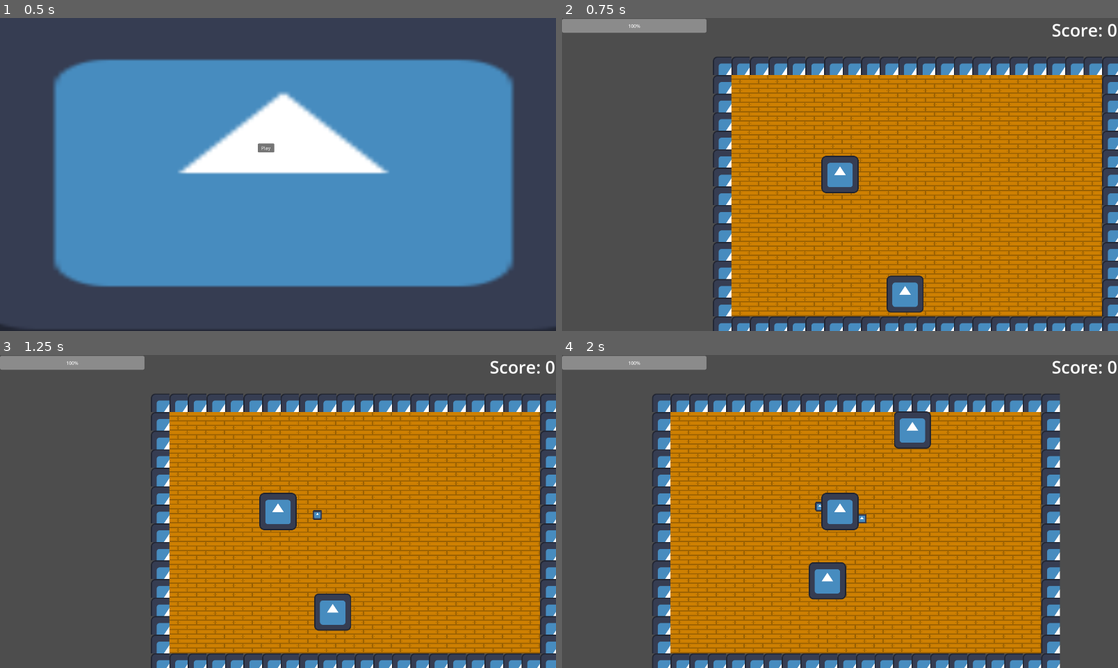
Above: before the commit, frames 1-4 (two rows, left to right).
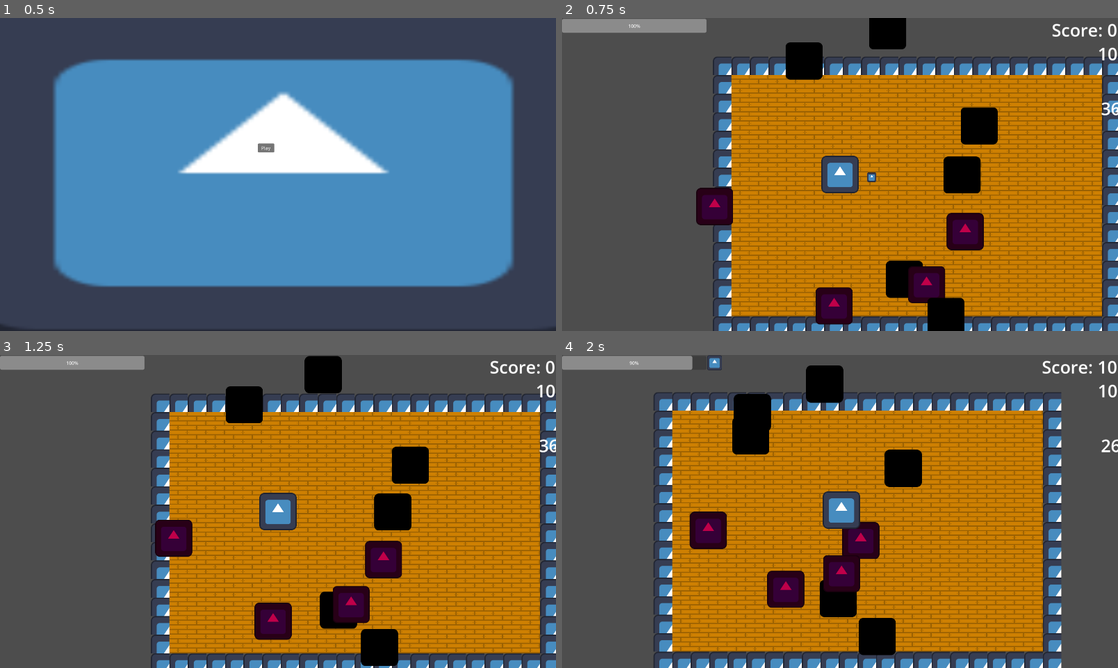
Above: after the commit, the same moments.

Repository: 22218-Burnside/12DTG-2025-Game-Jam
Game: Godot game, scene res://prefabs/world.tscn
The game is run twice, just before and just after one commit, with the same random seed, the same clock (stepped at 60 frames per second) and the same inputs. The engine's default icon, where the game draws it, is replaced by a stand-in: a white triangle on a blue panel in a dark square.
Inputs (mouse positions are in pixels of both pictures, inside the frame that each line leads up to):
- Up to frame 1 (0.5 s): no input
- Up to frame 2 (0.75 s): click "Play" at 0.5 s
- Up to frame 3 (1.25 s): no input
- Up to frame 4 (2 s): tap Enter at 1.25 s; move the mouse to (962, 495) at 1.27 s; hold D (right) from 1.28 s (still down)

Frame 1 is identical in both runs. In frame 2, 7.8% of the frame differs, in the area x 24-100%, y 0-100%; in frame 3, 7.8%; in frame 4, 37%, in the area x 12-100%, y 0-100%.

Commit message:
enemy waves
added enemy wave spawning

Diff:
--- a/prefabs/enemy.tscn
+++ b/prefabs/enemy.tscn
@@ -14,6 +14,7 @@
 shape = SubResource("RectangleShape2D_ks3ws")
 
 [node name="Icon" type="Sprite2D" parent="."]
+modulate = Color(0.75032103, 0, 0.28685096, 1)
 texture = ExtResource("1_6n8dw")
 
 [connection signal="body_entered" from="." to="." method="_on_body_entered"]
--- /dev/null
+++ b/prefabs/tank.tscn
@@ -0,0 +1,21 @@
+[gd_scene load_steps=4 format=3 uid="uid://bko4qppy1tvs1"]
+
+[ext_resource type="Script" uid="uid://nioxhtfrtvna" path="res://scripts/tank.gd" id="1_lin0t"]
+[ext_resource type="Texture2D" uid="uid://c25cyoy0q1giy" path="res://assets/icon.svg" id="2_as70b"]
+
+[sub_resource type="RectangleShape2D" id="RectangleShape2D_ks3ws"]
+size = Vector2(128, 128)
+
+[node name="tank" type="Area2D" groups=["enemy"]]
+modulate = Color(0, 0, 0, 1)
+script = ExtResource("1_lin0t")
+metadata/_edit_group_ = true
+
+[node name="CollisionShape2D" type="CollisionShape2D" parent="."]
+shape = SubResource("RectangleShape2D_ks3ws")
+
+[node name="Icon" type="Sprite2D" parent="."]
+rotation = 3.1415927
+texture = ExtResource("2_as70b")
+
+[connection signal="body_entered" from="." to="." method="_on_body_entered"]
--- a/prefabs/world.tscn
+++ b/prefabs/world.tscn
@@ -81,6 +81,24 @@
 text = "SCORE:0"
 horizontal_alignment = 2
 
+[node name="Label2" type="Label" parent="level_ui"]
+offset_left = 1092.0
+offset_top = 81.0
+offset_right = 1919.0
+offset_bottom = 164.0
+theme_override_font_sizes/font_size = 60
+text = "adsfhpiasdhfa;dj"
+horizontal_alignment = 2
+
+[node name="Label3" type="Label" parent="level_ui"]
+offset_left = 1103.0
+offset_top = 270.0
+offset_right = 1930.0
+offset_bottom = 353.0
+theme_override_font_sizes/font_size = 60
+text = "SCORE:0"
+horizontal_alignment = 2
+
 [node name="player" parent="." instance=ExtResource("3_07nuu")]
 position = Vector2(439, 407)
 
--- a/scripts/attack.gd
+++ b/scripts/attack.gd
@@ -1,6 +1,6 @@
 extends Area2D
-var damage = 250
-var speed = 200
+var damage = 100
+var speed = 600
 var direction = Vector2.ZERO
 
 func _ready() -> void:
--- /dev/null
+++ b/scripts/tank.gd
@@ -0,0 +1,38 @@
+extends Area2D
+
+const SPEED : int = 50
+var health = 200
+var damage = 10
+var points = 10
+var player : Node2D
+
+
+signal death
+signal enemy_hit_player
+
+
+# Called when the node enters the scene tree for the first time.
+func _ready() -> void:
+	player = get_parent().get_node("player")
+	enemy_hit_player.connect($".."._on_enemy_enemy_hit_player)
+	death.connect($".."._on_enemy_killed)
+
+
+func _physics_process(delta: float) -> void:
+	if self.position.distance_to(player.position) > 128:
+		position += SPEED * position.direction_to(player.position) * delta
+
+
+# Called every frame. 'delta' is the elapsed time since the previous frame.
+func _process(_delta: float) -> void:
+	pass
+
+
+func _on_body_entered(body: Node2D) -> void:
+	if body.name == "player":
+		enemy_hit_player.emit(damage)
+
+
+func die():
+	death.emit(points,self.position)
+	self.queue_free()
--- a/scripts/world.gd
+++ b/scripts/world.gd
@@ -1,7 +1,16 @@
 extends Node2D
-
 var enemy = preload("res://prefabs/enemy.tscn")
+var tank = preload("res://prefabs/tank.tscn")
 var heart = preload("res://prefabs/heart.tscn")
+var max_wave = 100
+var max_wave_capacity = 10
+var wave_points = 50000000
+var capacity = 0
+var enemy_difficulty = 1.0
+var enemies = {
+	"enemy" : [preload("res://prefabs/enemy.tscn"),1],
+	"tank" : [preload("res://prefabs/tank.tscn"),10],
+}
 
 # Called when the node enters the scene tree for the first time.
 func _ready() -> void:
@@ -9,14 +18,59 @@
 	$menu.show()
 	$menu/menu_camera.make_current()
 
-
 # Called every frame. 'delta' is the elapsed time since the previous frame.
 func _process(_delta: float) -> void:
-	pass
+	$level_ui/Label2.text = str(capacity)
+	$level_ui/Label3.text = str(wave_points)
+	if capacity < max_wave_capacity and wave_points > 0:
+		spawn_enemy()
+	if capacity == 0 and wave_points == 0:
+		next_level()
+
+func next_level():
+	max_wave *= round(randf_range(1.01,1.2))
+	wave_points = round(max_wave)
+	max_wave_capacity += 1
+	capacity = 0
+func spawn_enemy() -> void:
+	# Don't spawn if at capacity
+	if capacity >= max_wave_capacity:
+		return
+
+	var spawned_enemy
+	var enemy_keys = enemies.keys()
+
+	# Find all enemies that can be spawned with current wave_points
+	var valid_enemies = []
+	for key in enemy_keys:
+		if enemies[key][1] <= wave_points:
+			valid_enemies.append(key)
+
+	# Only spawn if there's at least one valid enemy
+	if valid_enemies.size() > 0:
+		var random_enemy = valid_enemies[randi_range(0, valid_enemies.size() - 1)]
+
+		wave_points -= enemies[random_enemy][1]
+		spawned_enemy = enemies[random_enemy][0].instantiate()
+		capacity += 1
+		add_child(spawned_enemy)
+
+		# Spawn at least 350 pixels away from player
+		spawned_enemy.position = Vector2(
+			randi_range($player.position.x - 500, $player.position.x + 500),
+			randi_range($player.position.y - 500, $player.position.y + 500)
+		)
+
+		while spawned_enemy.position.distance_to($player.position) < 350:
+			spawned_enemy.position = Vector2(
+				randi_range($player.position.x - 500, $player.position.x + 500),
+				randi_range($player.position.y - 500, $player.position.y + 500)
+			)
+
 
 func player_hit(damage):
 	if $player.can_hit:
-		$player/Camera2D.shake(7.0,0.5)
+		$player/Camera2D.shake(7.0, 0.5)
 		$player.health -= damage
 		$player.can_hit = false
 		$level_ui/immunity.show()
@@ -33,19 +87,18 @@
 	$spawn_timer.stop()
 	$menu/menu_camera.make_current()
 
-
 func _on_enemy_enemy_hit_player(damage) -> void:
 	player_hit(damage)
 
 func _on_enemy_killed(score, death_position):
+	capacity -= 1  # Decrease capacity when enemy dies
 	$player.score += score
-	var drop_chance = randi_range(1,100)
+	var drop_chance = randi_range(1, 100)
 	if drop_chance >= 85:
 		var spawned_heart = heart.instantiate()
-		call_deferred("add_child",spawned_heart)
+		call_deferred("add_child", spawned_heart)
 		spawned_heart.position = death_position
 	$player.update_stats()
-
 
 func _on_play_pressed() -> void:
 	for i in get_tree().get_nodes_in_group("enemy"):
@@ -54,13 +107,7 @@
 	$level_ui.show()
 	$player.setup()
 	$player/Camera2D.make_current()
-	spawn_enemy()
-
-
-func spawn_enemy() -> void:
-	$spawn_timer.start(1)
-	var spawned_enemy = enemy.instantiate()
-	add_child(spawned_enemy)
-	spawned_enemy.position = Vector2(randi_range($player.position.x + 500,$player.position.x - 500),randi_range($player.position.y + 500,$player.position.y - 500))
-	while abs(spawned_enemy.position).distance_to(abs($player.position)) < 350:
-		spawned_enemy.position = Vector2(randi_range($player.position.x + 500,$player.position.x - 500),randi_range($player.position.y + 500,$player.position.y - 500))
+	wave_points = 100  # Reset wave points
+	max_wave_capacity = 10
+	max_wave = 100
+	capacity = 0  # Reset capacity
Not shown, added: scripts/tank.gd.uid
